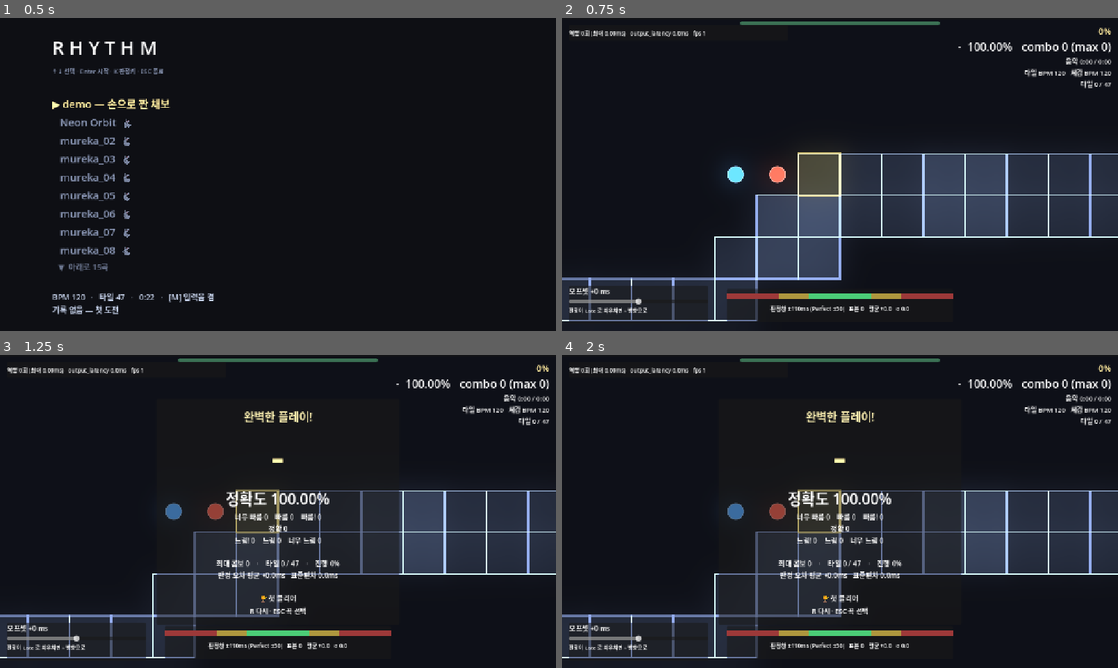
Above: before the commit, frames 1-4 (two rows, left to right).
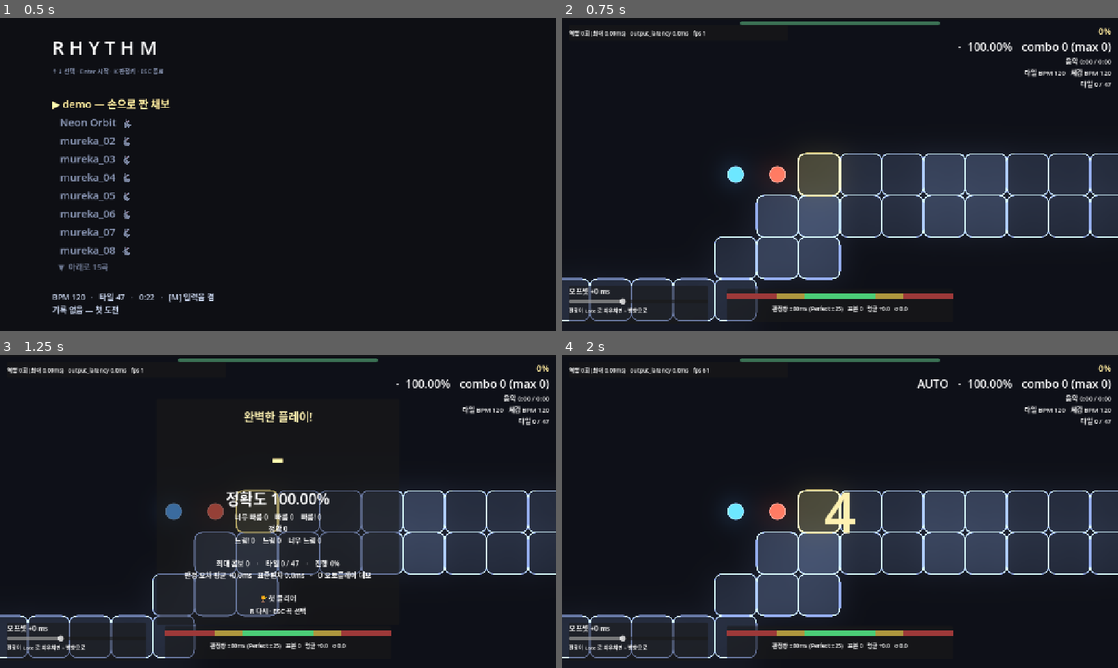
Above: after the commit, the same moments.

Repository: gook-lab/rhythm-godot
Game: Godot game, scene res://scenes/SongSelect.tscn
The game is run twice, just before and just after one commit, with the same random seed, the same clock (stepped at 60 frames per second) and the same inputs. Sound files missing from this copy of the repository are replaced by a short silence.
Inputs (mouse positions are in pixels of both pictures, inside the frame that each line leads up to):
- Up to frame 1 (0.5 s): no input
- Up to frame 2 (0.75 s): tap Enter at 0.5 s; move the mouse to (962, 158) at 0.52 s; hold D from 0.53 s (still down); tap Q at 0.6 s; click (962, 158) at 0.67 s
- Up to frame 3 (1.25 s): keep holding D; tap Space at 0.77, 1.07 s; tap V at 0.8 s
- Up to frame 4 (2 s): move the mouse to (728, 527) at 1.27 s; release D at 1.28 s; hold Down from 1.28 s (still down); tap V at 1.35 s; tap Space at 1.52, 1.82 s; tap O at 1.55 s

Frame 1 is identical in both runs. In frame 2, 1.6% of the frame differs, in the area x 3-97%, y 42-97%; in frame 3, 1.9%; in frame 4, 11%, in the area x 3-97%, y 4-97%.

Commit message:
feat(엔진): 판정창 조이기·트랙 타일·리플레이/오토·자동 보정·가상 렌더링
- 판정창 110/60/30 → 80/45/25 (실측 산포 σ 20~30ms 근거 — ±30 은 절반쯤 운)
- 타일 기하 3차 확정: '굽은 도미노'(앞 이음매→중심 꺾임→뒤 이음매,
  미터 조인 상한 1.6h). 쐐기는 자기교차, 고정 사각형은 카드 무더기 겹침
- 마커를 도형에 맞춤(면적 무게중심 + 내접원 배율) + 낙하 축소 연동
- 리플레이(V): 판정 결과(종류·타일·delta) 기록 → delta 재판정으로 비트 재현
- 오토플레이 데모(O): 전 타일 delta 0, 리플레이와 같은 통로(_apply_press)
- 자동 보정(A): 평균 오차를 오프셋에 반영, 슬라이더 -250~+400
  (블루투스 ~230ms 가 +150 상한 밖이던 실사고)
- 기록·리플레이 저장 가드: 리플레이/오토는 신기록에 못 오른다(오염 실사고)
- 아웃트로 1.5초 유예 + 완주 시 음악 유지 · 일시정지 Q 나가기
- 가상 렌더링: 카메라 1050px 밖 타일 컬링 (fps 28 → 145)

Diff:
--- a/scenes/Main.tscn
+++ b/scenes/Main.tscn
@@ -202,7 +202,7 @@
 [node name="H" type="Label" parent="UI/PausePanel/VBox"]
 theme_override_font_sizes/font_size = 15
 horizontal_alignment = 1
-text = "ESC 재개 · R 재시작"
+text = "ESC 재개 · R 재시작 · Q 곡 선택"
 
 [node name="HUD" type="VBoxContainer" parent="UI"]
 anchor_left = 1.0
@@ -268,8 +268,8 @@
 
 [node name="OffsetSlider" type="HSlider" parent="UI/CalibrationPanel/VBox"]
 custom_minimum_size = Vector2(288, 0)
-min_value = -150.0
-max_value = 150.0
+min_value = -250.0
+max_value = 400.0
 step = 1.0
 
 [node name="Hint" type="Label" parent="UI/CalibrationPanel/VBox"]
--- a/scripts/Judge.gd
+++ b/scripts/Judge.gd
@@ -12,7 +12,7 @@
 ##
 ## ── 판정창은 BPM 에 따라 좁아진다 ──────────────────────────────────
 ## 얼불춤이 그렇게 하고, 안 하면 물리적으로 깨진다.
-## 고정 +-110ms 로 두면 인접 타일 간격이 220ms 밑으로 내려가는 순간
+## 고정 +-80ms 로 두면 인접 타일 간격이 160ms 밑으로 내려가는 순간
 ## 판정창이 겹쳐서 한 번 누른 입력이 두 타일 모두에 유효해진다.
 ##
 ##   0.5박 @ 120bpm -> 간격 250ms -> 여유 30ms       (아슬아슬)
@@ -38,20 +38,25 @@
 }
 
 ## 기준 판정창(ms). 느린 곡에서의 상한이고, 빠른 구간에선 아래 캡에 눌린다.
-## 계측으로 자기 손의 산포가 나온 뒤에 다시 조인다 —
-## 산포가 20ms 인데 Perfect 창이 30ms 면 그건 난이도가 아니라 운이다.
-@export var base_perfect_ms: float = 30.0
-@export var base_very_ms: float = 60.0
-@export var base_miss_ms: float = 110.0
+##
+## 2026-08-10 에 110/60/30 -> 80/45/25 로 조였다. 근거 둘:
+##   1. 계측이 끝났다 — 실측 사람 산포가 σ 20~30ms 라 Perfect ±25 는
+##      실력이 갈리는 폭이고, ±30 은 절반쯤 운이었다.
+##   2. 채보 밀도를 원작 엑스트라급(체감 BPM p95 364~556)까지 올렸는데
+##      ±110 미스 창에서는 100ms 어긋나도 안 죽어서 난이도가 헛돌았다.
+##      "다 쉽다"의 절반은 채보가 아니라 판정이 후해서였다.
+@export var base_perfect_ms: float = 25.0
+@export var base_very_ms: float = 45.0
+@export var base_miss_ms: float = 80.0
 
 ## 판정창이 이웃 타일까지 갈 수 있는 비율. 1.0 이면 정확히 중간에서 맞닿는다.
 ## 0.9 로 두어 맞닿기 전에 멈춘다.
 @export var overlap_guard: float = 0.9
 
 ## 현재 타일에 적용 중인 창(디버그 표시용). set_gaps() 가 갱신한다.
-var perfect_ms: float = 30.0
-var very_ms: float = 60.0
-var miss_ms: float = 110.0
+var perfect_ms: float = 25.0
+var very_ms: float = 45.0
+var miss_ms: float = 80.0
 
 signal judged(verdict: Verdict, delta_ms: float, tile: int)
 
--- a/scripts/Main.gd
+++ b/scripts/Main.gd
@@ -46,6 +46,12 @@
 ## 체크포인트 부활 시 그 타일보다 얼마나 앞에서 다시 시작하나(ms).
 ## 정확히 그 타일에 떨어뜨리면 되살아나는 순간이 곧 판정 순간이라 못 친다.
 const REVIVE_LEAD_MS := 1600.0
+
+## 마지막 타일을 밟고 결과 화면이 뜨기까지의 여유(ms).
+## 0 이면 마지막 히트와 동시에 결과가 떠서 곡이 잘리는 느낌이 난다 —
+## 실플레이 피드백 그대로다. 이 동안(그리고 결과가 뜬 뒤에도) 음악은
+## 끊지 않고 자연히 끝까지 재생한다. 끊는 건 실패했을 때뿐이다.
+const OUTRO_GRACE_MS := 1500.0
 
 @export var chart: Chart
 
@@ -118,6 +124,28 @@
 var _hold_key := 0
 var _hold_end_ms := 0.0
 
+## ── 리플레이 ─────────────────────────────────────────────────
+## 기록은 키 입력이 아니라 '판정 결과'다 — (종류, 타일, delta).
+## 재생은 기록된 delta 를 그대로 먹이므로 점수·등급·산포가 비트 단위로
+## 재현된다. 프레임 양자화로 몇 ms 늦게 발화해도 판정은 안 흔들린다 —
+## 시각을 다시 재는 게 아니라 delta 를 재판정하니까.
+## 미스와 체크포인트 부활은 기록하지 않는다: 같은 판정 열이면 감시자와
+## 체력이 알아서 같은 자리에서 재현한다(부활의 되감기도 순차 재생이 견딘다 —
+## 발화 조건이 '클럭 >= 목표시각'이라 클럭이 되감겨도 다음 이벤트가 기다린다).
+## 전 타일 판정 완료 후 결과 화면까지의 유예 상태.
+var _outro := false
+var _outro_at := 0.0
+
+var _rec: Array = []            # 이번 판의 기록 [[종류, 타일, delta], ...]
+var _last_replay: Array = []    # 마지막 실플레이 기록 (결과 화면 V)
+var _replay_mode := false
+var _replay_idx := 0
+
+## 오토플레이 데모 — 매 타일을 delta 0 으로 밟는 봇. 채보 감상·검수용이다.
+## "항상 정확"이 요구사항이라 사람 입력 경로의 프레임 오차조차 안 태운다:
+## 기록된 delta 를 먹이는 리플레이와 같은 통로(_apply_press)에 0 을 먹인다.
+var _auto_mode := false
+
 ## 마지막 프레임의 공전 진행률. 회귀 테스트가 읽는다 —
 ## 이 값이 1.0 에 오래 붙어 있으면 행성이 얼어 있다는 뜻이다.
 var _last_u := 0.0
@@ -160,6 +188,7 @@
 	# 캘리브레이션이 아니라 고문이다. (connect 전이라 신호는 안 난다)
 	if _real_play:
 		_offset_slider.value = Records.offset_ms
+		_load_replay()   # 지난 세션의 마지막 완주도 V 로 볼 수 있게
 	_offset_slider.value_changed.connect(_on_offset_changed)
 	_on_offset_changed(_offset_slider.value)
 	# 순서 중요: Main 이 '끊기기 직전 콤보'를 알아야 하므로 Score 보다 먼저 받는다.
@@ -188,6 +217,10 @@
 	_prev_combo = 0
 	_checkpoints_used = 0
 	_hold_tile = -1
+	_replay_idx = 0
+	_outro = false
+	if not _replay_mode:
+		_rec = []
 	_popup.text = ""
 	_score.reset()   # 표본(deltas)은 남긴다 — 산포 측정이 세션 단위다
 	_planets.clear_trails()
@@ -207,6 +240,7 @@
 	_camera.position = _camera_target(1, 0.0)
 	_camera.offset = Vector2.ZERO
 	_camera.reset_smoothing()
+	_path.set_view(_camera.position, 1050.0)
 	AudioClock.start(chart.audio)
 
 
@@ -292,6 +326,38 @@
 		return
 	var t := AudioClock.judged_ms()
 
+	# ── 오토플레이 데모: 매 타일을 그 시각에 delta 0 으로 밟는다.
+	if _auto_mode:
+		while _idx < _hit_times.size() and t >= _hit_times[_idx]:
+			_apply_press(_idx, 0.0, KEY_SPACE)
+		if _hold_tile >= 0 and t >= _hold_end_ms:
+			_release_hold(0.0)
+
+	# ── 리플레이: 기록된 판정을 그 시각에 다시 먹인다.
+	# 감시자보다 먼저 돌아야 한다 — 프레임 양자화로 발화가 몇 ms 밀릴 때
+	# 같은 프레임의 감시자가 그 타일을 미스로 채가면 안 된다.
+	if _replay_mode:
+		while _replay_idx < _last_replay.size():
+			var ev: Array = _last_replay[_replay_idx]
+			var tile := int(ev[1])
+			var d := float(ev[2])
+			if String(ev[0]) == "p":
+				if _idx > tile:
+					_replay_idx += 1   # 경계에서 감시자가 선점 — 기록상 다음으로
+					continue
+				if _idx != tile or t < _hit_times[tile] + d:
+					break
+				_replay_idx += 1
+				_apply_press(tile, d, KEY_SPACE)
+			else:
+				if _hold_tile < 0:
+					_replay_idx += 1   # 홀드가 이미 닫혔다(감시자 미스)
+					continue
+				if t < _hold_end_ms + d:
+					break
+				_replay_idx += 1
+				_release_hold(d)
+
 	# ── 판정 커서: 기한이 지난 타일을 Miss 로 확정하고 전진한다.
 	# while 인 이유: 랙 스파이크가 나면 한 프레임에 여러 타일이 동시에 만료된다.
 	while _idx < _hit_times.size() and t > _hit_times[_idx] + _judge.miss_ms:
@@ -318,7 +384,13 @@
 		return
 
 	if _idx >= _hit_times.size():
-		_on_song_finished()
+		# 전부 판정됐다. 바로 결과를 띄우지 않는다 — 마지막 히트의 여운이
+		# 남아 있고 음악도 아직 흐른다. 유예 뒤에 결과만 얹고 곡은 계속 튼다.
+		if not _outro:
+			_outro = true
+			_outro_at = t + OUTRO_GRACE_MS
+		if t >= _outro_at:
+			_on_song_finished()
 		return
 
 	# 공전각은 렌더 커서로, 판정과 같은 t 에서 파생한다.
@@ -336,6 +408,9 @@
 	# '흔들림'이 아니라 '느린 표류'가 된다.
 	_camera.position = _camera_target(vi, u)
 	_camera.offset = _shake_offset()
+	# 가상 렌더링: 경로가 화면 근처 타일만 그리게 카메라 중심을 알려준다.
+	# 반지름 = 뷰포트 반대각(~734px) + 이동 마진.
+	_path.set_view(_camera.position, 1050.0)
 
 	_update_hud(t)
 
@@ -389,7 +464,8 @@
 	# '뗌'은 홀드에서만 의미가 있다. pressed 필터보다 먼저 봐야 한다 —
 	# 아래로 내려가면 not k.pressed 에서 통째로 버려진다.
 	if not k.pressed:
-		if _hold_tile >= 0 and k.keycode == _hold_key:
+		# 리플레이 중 실제 손이 키를 떼도 재생 중인 홀드를 끊으면 안 된다.
+		if _hold_tile >= 0 and k.keycode == _hold_key and not _replay_mode:
 			_release_hold(AudioClock.judged_ms() - _hold_end_ms)
 		return
 	if k.keycode == KEY_ESCAPE:
@@ -398,11 +474,40 @@
 		else:
 			_toggle_pause()
 		return
+	# 곡 중간에 그만두고 싶을 때: ESC(일시정지) -> Q. 실수로 한 번에
+	# 못 나가게 두 단계로 둔다 — 판정키가 거의 모든 키라 오폭이 잦다.
+	if k.keycode == KEY_Q and _paused:
+		get_tree().change_scene_to_file("res://scenes/SongSelect.tscn")
+		return
 	if k.keycode == KEY_R:
+		_replay_mode = false   # 리플레이/오토 중 R = 끝내고 직접 친다
+		_auto_mode = false
 		_restart()
 		return
+	if k.keycode == KEY_V and _finished and _last_replay.size() > 0:
+		_start_replay()
+		return
+	# 오토플레이 데모: 결과·일시정지 화면에서 O. 봇이 전 타일을 delta 0 으로
+	# 밟는다 — 채보를 눈과 귀로 검수하는 모드다. 기록·리플레이엔 안 남는다.
+	if k.keycode == KEY_O and (_finished or _paused):
+		_replay_mode = false
+		_auto_mode = true
+		_restart()
+		return
+	# 자동 보정: 결과 화면에서 A — 이번 판의 평균 오차를 오프셋에 얹는다.
+	# 평균이 +80ms 인데 슬라이더를 손으로 더듬게 하면 캘리브레이션이 아니라
+	# 고문이다(블루투스 이어폰은 150~250ms 가 예사다).
+	if k.keycode == KEY_A and _finished:
+		var st := _score.delta_stats()
+		if st.n >= 4 and absf(float(st.mean)) >= 10.0:
+			_offset_slider.value = clampf(
+				_offset_slider.value + float(st.mean),
+				_offset_slider.min_value, _offset_slider.max_value)
+		return
 	if _paused or _finished:
 		return
+	if _replay_mode or _auto_mode:
+		return   # 리플레이·오토는 보는 시간이다 — 판정 입력을 받지 않는다
 	# 판정키 필터. 기본(바인딩 없음)은 얼불춤처럼 거의 모든 키 — 양손 교타가
 	# 가능해야 빠른 구간에서 손맛이 산다. 곡 선택 화면의 K 메뉴에서 키를
 	# 지정했으면 그 키들만 받는다. 테스트·직접 실행은 항상 '전부 허용'이다 —
@@ -432,8 +537,57 @@
 	if delta < -_judge.miss_ms:
 		return
 
-	var tapped := _idx
+	_apply_press(_idx, delta, k.keycode)
+
+
+## 마지막 기록을 재생한다. 판정 입력은 막히고(_input 가드) 기록이 대신 친다.
+func _start_replay() -> void:
+	_replay_mode = true
+	_restart()
+
+
+const REPLAY_DIR := "user://replays"
+
+
+func _replay_file() -> String:
+	var base := chart.resource_path.get_file().get_basename()
+	if base == "":
+		base = chart.title   # 테스트 주입 차트(resource_path 없음) 폴백
+	return REPLAY_DIR + "/" + base + ".json"
+
+
+## 실플레이(_real_play)만 디스크에 남긴다 — 테스트 러너가 사용자 파일을
+## 오염시키면 안 된다는 규약(InputRunner 머리말)과 같은 이유다.
+func _save_replay() -> void:
+	DirAccess.make_dir_recursive_absolute(REPLAY_DIR)
+	var f := FileAccess.open(_replay_file(), FileAccess.WRITE)
+	if f == null:
+		return
+	f.store_string(JSON.stringify({
+		"chart": chart.resource_path,
+		"acc": _score.accuracy(),
+		"rank": _score.rank(),
+		"events": _last_replay,
+	}))
+
+
+func _load_replay() -> void:
+	var f := FileAccess.open(_replay_file(), FileAccess.READ)
+	if f == null:
+		return
+	var d: Variant = JSON.parse_string(f.get_as_text())
+	if d is Dictionary and d.get("events") is Array:
+		_last_replay = d["events"]
+
+
+## 밟기의 공통 코어. 실입력(_input)과 리플레이가 같은 경로를 탄다 —
+## 갈라두면 언젠가 한쪽만 고쳐져 리플레이가 거짓말을 하게 된다.
+func _apply_press(tapped: int, delta: float, keycode: int) -> void:
+	if (_replay_mode or _auto_mode) and Records.sfx_enabled:
+		_hitsound.play()   # 실입력은 _input 이 이미 냈다(판정 전 즉시 피드백)
 	_judge.judge_input(delta, tapped)
+	if not _replay_mode and not _auto_mode:
+		_rec.append(["p", tapped, delta])
 	_advance()
 	# 홀드 타일이면 여기서 '누르고 있기'가 시작된다.
 	# 미스로 밟은 경우에도 시작한다 — 안 그러면 한 번 놓친 뒤 남은 홀드가
@@ -441,7 +595,7 @@
 	var orbits := ChartRuntime.hold_orbits_at(chart, tapped)
 	if orbits > 0.0:
 		_hold_tile = tapped
-		_hold_key = k.keycode
+		_hold_key = keycode
 		_hold_end_ms = _hit_times[tapped] + ChartRuntime.hold_beats_at(chart, tapped) \
 			* (60000.0 / chart.bpm) / ChartRuntime.speed_mult_at(chart, tapped)
 
@@ -493,6 +647,8 @@
 	if not AudioClock.is_warm() or _finished:
 		return
 	_judge.judge_input(delta, tile)
+	if not _replay_mode and not _auto_mode:
+		_rec.append(["r", tile, delta])
 
 
 ## 판정 커서만 전진시킨다. 행성 역할 교체와 공전 재설정은 렌더 커서가 한다.
@@ -552,13 +708,23 @@
 	if _finished:
 		return
 	_finished = true
-	AudioClock.stop()
+	# 완주면 음악을 끊지 않는다 — 결과 위로 자연히 끝까지 흐른다.
+	# 실패는 끊는 게 맞다: 죽었는데 곡이 계속 나오면 죽은 줄 모른다.
+	if failed:
+		AudioClock.stop()
 	_countdown.text = ""
 	_popup.text = ""
+	# 이번 판이 실플레이 기록이면 리플레이로 보관한다(결과 화면 V).
+	if not _replay_mode and not _auto_mode and _rec.size() > 0:
+		_last_replay = _rec.duplicate(true)
+		if _real_play:
+			_save_replay()
 	var s := _score.delta_stats()
 
 	var acc := _score.accuracy()
 	var rank := "F" if failed else _score.rank()
+	if _replay_mode:
+		_r_headline.modulate = Color(0.7, 0.9, 1.0)
 	var prog := clampf(_progress_pct(), 0.0, 100.0)
 	_song_progress.value = prog
 	_r_rank.text = rank
@@ -586,10 +752,17 @@
 		# 체크포인트를 밝히지 않으면 무한 부활로 낸 S 와 한 번에 낸 S 가 같아 보인다.
 		+ ("체크포인트 %d회 사용\n" % _checkpoints_used if _checkpoints_used > 0 else "")
 		+ "판정 오차 평균 %+.1fms   표준편차 %.1fms" % [s.mean, s.sd]
+		+ ("\n\nV 내 플레이 리플레이" if _last_replay.size() > 0 else "")
+		+ "   ·   O 오토플레이 데모"
+		+ ("\nA 자동 보정 (평균 %+.0fms 를 오프셋에 반영)" % s.mean
+			if s.n >= 4 and absf(s.mean) >= 10.0 and not _replay_mode
+				and not _auto_mode else "")
 	)
 	# 실플레이만 기록에 남긴다(테스트 오염 방지 — _real_play 주석 참고).
 	# 무엇이 갱신됐는지가 반환되므로 결과 화면에 '신기록'을 바로 보여줄 수 있다.
-	if _real_play:
+	# 리플레이·오토는 기록에 못 오른다 — 실제로 리플레이 실패가 '진행 신기록'을
+	# 덮어쓴 사고가 있었다(스크린샷 증거). 본 게 아니라 '친 것'만 기록이다.
+	if _real_play and not _replay_mode and not _auto_mode:
 		var imp: Dictionary = Records.record_play(
 			GameState.selected_chart, acc, rank, _score.max_combo, prog, not failed)
 		var marks := PackedStringArray()
@@ -645,7 +818,8 @@
 	var prog := _progress_pct()
 	_song_progress.value = prog
 	_hud_progress.text = "%.0f%%" % prog
-	_hud_score.text = _score.summary_line()
+	_hud_score.text = ("AUTO   " if _auto_mode else "REPLAY   " if _replay_mode else "") \
+		+ _score.summary_line()
 	_health.value = _score.health
 	_health.modulate = Color(1.0, 0.45, 0.45) if _score.health < 30.0 \
 		else (Color(1.0, 0.9, 0.5) if _score.health < 60.0 else Color(0.5, 1.0, 0.7))
--- a/scripts/TilePath.gd
+++ b/scripts/TilePath.gd
@@ -67,6 +67,15 @@
 var _cp_set := {}
 var _hold_at := {}     # tile -> 바퀴 수
 var _speed_at := {}     # tile -> [배율, 빨라짐 여부]
+## ── 가상 렌더링(뷰포트 컬링) ─────────────────────────────────
+## 850타일 채보를 커서가 움직일 때마다 전부 다시 그리면(타일당 둥근 폴리곤
+## 20점 + 마커) 촘촘한 구간에서 히치가 난다 — 실측 fps 28까지.
+## 화면 근처 타일만 그린다. 카메라가 따라오는 게임이라 보이는 건 늘 커서
+## 주변 30~60개다. 목록 가상화(react virtual list)와 같은 발상이다.
+var _view := Vector2.INF     # 카메라 중심. INF 면 컬링 없음(전체 그리기)
+var _view_r2 := INF
+var _drawn_view := Vector2.INF
+
 var _cursor := 1        # 지금 밟아야 할 타일
 var _last_cursor := -1
 
@@ -127,6 +136,21 @@
 	queue_redraw()
 
 
+## 카메라 중심을 알려준다. 매 프레임 불러도 싸다 — 반지름의 1/4 이상
+## 움직였을 때만 다시 그린다(그 안쪽은 여유 마진이 덮는다).
+func set_view(center: Vector2, radius: float) -> void:
+	_view = center
+	_view_r2 = radius * radius
+	if _drawn_view == Vector2.INF \
+			or _drawn_view.distance_squared_to(center) > _view_r2 * 0.0625:
+		queue_redraw()
+
+
+func _visible(i: int) -> bool:
+	return _view == Vector2.INF \
+		or _positions[i].distance_squared_to(_view) <= _view_r2
+
+
 ## 매 프레임 부르되, 값이 바뀔 때만 다시 그린다.
 ## 174개 타일을 60fps 로 재구성할 이유가 없다.
 func set_cursor(i: int) -> void:
@@ -193,14 +217,125 @@
 	queue_redraw()
 
 
-func _quad(center: Vector2, deg: float, half: float) -> PackedVector2Array:
+## 각도 -> 진행 방향 단위벡터.
+## 화면은 아래가 +y 라 각도의 y 를 뒤집는다(ChartRuntime.tile_positions 와 같은 규약).
+func _dir(deg: float) -> Vector2:
 	var a := deg_to_rad(deg)
-	# 화면은 아래가 +y 라 각도의 y 를 뒤집는다(ChartRuntime.tile_positions 와 같은 규약).
-	var u := Vector2(cos(a), -sin(a)) * half     # 진행 방향
-	var v := Vector2(-u.y, u.x)                  # 그 수직
-	return PackedVector2Array([
-		center - u - v, center + u - v, center + u + v, center - u + v,
-	])
+	return Vector2(cos(a), -sin(a))
+
+
+
+## 미터(팔꿈치) 길이 상한. 꺾임이 급할수록 팔꿈치 점이 밖으로 뻗는데
+## (미터 공식의 분모가 0 으로), 상한 없이 두면 165도 꺾임에서 7.7배 스파이크가
+## 된다. 잘라내면 살짝 깎인 팔꿈치(bevel)가 되고 둥글림이 마저 다듬는다.
+const MITER_MAX := 1.6
+
+
+func _shape_local(i: int, half: float) -> PackedVector2Array:
+	# 타일은 낱장 카드가 아니라 '트랙의 한 구간'이다.
+	#
+	# 세 번째 시도다. ① 두 방향 쐐기: 변은 맞물리는데 넓이가 요동치고
+	# 자기교차(나비넥타이)가 났다. ② 고정 사각형 + 이등분선 회전: 안정적이지만
+	# 꺾이는 자리마다 이웃끼리 대각선으로 겹쳐 '카드 무더기'로 보였다 —
+	# 원작 스크린샷과 나란히 놓고 보면 원작은 타일들이 이음매에서 만나
+	# 하나의 띠로 이어진다.
+	#
+	# 그래서 원작의 실제 구조로 간다: 타일 i 는
+	#   앞 이음매(이전 타일과의 중간, 들어온 방향에 수직)에서 출발해
+	#   중심에서 꺾이고
+	#   뒤 이음매(다음 타일과의 중간, 나갈 방향에 수직)에서 끝나는
+	# 폭 일정한 '굽은 도미노'다. 직선 구간은 정확히 맞닿는 직사각형이 되고
+	# (이음매 = 두 중심의 중점이므로), 꺾이는 자리는 팔꿈치가 된다.
+	# 폭도 길이도 상수라 ①의 불안정이 없고, 이음매가 맞물리니 ②의 겹침이 없다.
+	#
+	# 팔꿈치 점은 폴리라인 미터 조인 공식 그대로다:
+	#   M = ±(v_in + v_out) * half / (1 + u_in·u_out)
+	# 직선이면 ±v*half 로 퇴화해 직사각형과 일치한다(검산).
+	var n := _angles.size()
+	var out_deg: float = _angles[i] if i < n else _angles[n - 1]
+	var in_deg: float = _angles[i - 1] if i >= 1 else out_deg
+	var uin := _dir(in_deg)
+	var uout := _dir(out_deg)
+	var d := uin.dot(uout)
+	# U턴은 이음매가 겹쳐 트랙 폭이 0 이 된다. 경로가 되돌아가는 자리라
+	# 그게 맞지만 안 보이면 안 되므로 들어온 방향의 직사각형으로 둔다.
+	if d < -0.95:
+		uout = uin
+		d = 1.0
+	var vin := Vector2(-uin.y, uin.x) * half
+	var vout := Vector2(-uout.y, uout.x) * half
+	var e1 := -uin * half - vin    # 앞 이음매
+	var e2 := -uin * half + vin
+	var x1 := uout * half - vout   # 뒤 이음매
+	var x2 := uout * half + vout
+	if d > 0.999:                  # 직선 — 그냥 직사각형
+		return PackedVector2Array([e1, x1, x2, e2])
+	var m := (vin + vout) / (1.0 + d)
+	if m.length() > MITER_MAX * half:
+		m = m.normalized() * MITER_MAX * half
+	return PackedVector2Array([e1, -m, x1, x2, m, e2])
+
+
+## 모서리를 둥글린다.
+##
+## 원작 타일은 각진 사각형이 아니라 **모서리가 둥근 캡슐**이다. 이게 왜 중요하냐면,
+## 둥근 끝이 이웃과의 각도 차이를 흡수해서 어떤 각으로 꺾여도 이음매가 매끄럽다 —
+## 각진 쐐기는 90도에서 완전한 삼각형이 되어 뾰족하게 튄다.
+## 경로 끝처럼 이웃이 없는 자리에서는 반원 마감이 그대로 보인다(원작과 같다).
+##
+## 반지름은 '이 모서리에 붙은 두 변 중 짧은 쪽의 절반'으로 자른다.
+## 안 그러면 90도 코너처럼 한 변이 0 인 자리에서 도형이 뒤집힌다.
+## 0.5 는 낱장 카드 시절 값이다. 트랙(이음매 맞물림)에서는 모서리를 덜 깎아야
+## 이음매의 틈이 작아진다 — 0.4 가 원작 스크린샷과 가장 비슷했다.
+const ROUND_RATIO := 0.4     # half 대비 모서리 반지름
+const ROUND_SEG := 4         # 모서리당 보간 점 수. 4 면 60fps 에 부담 없고 충분히 둥글다
+
+
+func _round_poly(pts: PackedVector2Array, r: float) -> PackedVector2Array:
+	# 겹친 점을 먼저 지운다 — 90도 코너는 두 꼭짓점이 한 점으로 모여서
+	# 그대로 두면 길이 0 인 변이 생기고 굽힘 계산이 터진다.
+	var q := PackedVector2Array()
+	for pt in pts:
+		if q.is_empty() or q[q.size() - 1].distance_squared_to(pt) > 0.01:
+			q.append(pt)
+	while q.size() > 1 and q[0].distance_squared_to(q[q.size() - 1]) < 0.01:
+		q.remove_at(q.size() - 1)
+	if q.size() < 3:
+		return pts
+
+	var out := PackedVector2Array()
+	var n := q.size()
+	for i in range(n):
+		var cur: Vector2 = q[i]
+		var d1: Vector2 = q[(i - 1 + n) % n] - cur
+		var d2: Vector2 = q[(i + 1) % n] - cur
+		var l1 := d1.length()
+		var l2 := d2.length()
+		if l1 < 0.001 or l2 < 0.001:
+			out.append(cur)
+			continue
+		var rr := minf(r, minf(l1, l2) * 0.5)
+		var a := cur + d1 / l1 * rr
+		var b := cur + d2 / l2 * rr
+		# a -> b 를 cur 을 제어점으로 하는 2차 베지에로 잇는다.
+		# 원호와 육안으로 구분되지 않으면서 계산이 훨씬 싸다.
+		out.append(a)
+		for k in range(1, ROUND_SEG):
+			var t := float(k) / ROUND_SEG
+			out.append(a.lerp(cur, t).lerp(cur.lerp(b, t), t))
+		out.append(b)
+	return out
+
+
+## 로컬 모양을 회전·확대해 월드로 옮긴다. 낙하·임팩트가 같은 모양을 쓰게 하는 통로다.
+func _quad_of(i: int, center: Vector2, half: float, rot_deg := 0.0,
+		scale := 1.0) -> PackedVector2Array:
+	var pts := _round_poly(_shape_local(i, half), half * ROUND_RATIO)
+	var rot := deg_to_rad(-rot_deg)   # 각도는 CCW 양수, 화면은 y 반전이라 부호가 뒤집힌다
+	var out := PackedVector2Array()
+	for pt in pts:
+		out.append(center + (pt * scale).rotated(rot))
+	return out
 
 
 func _draw() -> void:
@@ -219,8 +354,11 @@
 	var target := _cursor
 	while target >= 0 and target < n and _ghost_set.has(target):
 		target += 1
+	_drawn_view = _view
 	for i in range(n - 1, _cursor - 1, -1):
 		if i == target:
+			continue
+		if not _visible(i):
 			continue
 		if _ghost_set.has(i):
 			_draw_tile(i, half * GHOST_SCALE, Color.TRANSPARENT, EDGE_GHOST, 1.5)
@@ -237,8 +375,7 @@
 		var col: Color = e[1]
 		# 커졌다 돌아오는 게 아니라 '커지면서 사라진다' — 잔상처럼 읽힌다.
 		var grow := half * (1.0 + IMPACT_SCALE * (1.0 - k))
-		var deg := _angles[t] if t < _angles.size() else 0.0
-		var q := _quad(_positions[t], deg, grow)
+		var q := _quad_of(t, _positions[t], grow)
 		draw_colored_polygon(q, Color(col.r, col.g, col.b, 0.26 * k))
 		var outline := q.duplicate()
 		outline.append(q[0])
@@ -258,21 +395,19 @@
 	var k: float = clampf(1.0 - e / FALL_SEC, 0.0, 1.0)   # 1 -> 0
 	var vel: Vector2 = f[1]
 	var pos: Vector2 = _positions[t] + vel * e + Vector2(0, 0.5 * FALL_GRAVITY * e * e)
-	var deg: float = (_angles[t] if t < _angles.size() else 0.0) + f[2] * e
-	var q := _quad(pos, deg, half * (0.55 + 0.45 * k))
+	var q := _quad_of(t, pos, half * (0.55 + 0.45 * k), f[2] * e)
 	draw_colored_polygon(q, Color(FILL_PASSED.r, FILL_PASSED.g, FILL_PASSED.b,
 		FILL_PASSED.a * k * 2.2))
 	var outline := q.duplicate()
 	outline.append(q[0])
 	draw_polyline(outline, Color(EDGE_PASSED.r, EDGE_PASSED.g, EDGE_PASSED.b,
 		EDGE_PASSED.a * k), 1.5, true)
-	_draw_markers(t, pos, f[2] * e, k)
+	_draw_markers(t, pos, f[2] * e, k, 0.55 + 0.45 * k)
 
 
 func _draw_tile(i: int, half: float, fill: Color, edge: Color, edge_w: float) -> void:
 	# angles[i] 는 타일 i 에서 나갈 방향. 마지막 타일은 그 앞을 따른다.
-	var deg := _angles[i] if i < _angles.size() else _angles[_angles.size() - 1]
-	var q := _quad(_positions[i], deg, half)
+	var q := _quad_of(i, _positions[i], half)
 	draw_colored_polygon(q, fill)
 	var outline := q.duplicate()
 	outline.append(q[0])
@@ -281,31 +416,83 @@
 
 
 ## 타일 위 마커. 낙하 중에도 같은 변환(위치·회전·투명도)으로 따라간다.
-func _draw_markers(tile: int, center: Vector2, rot_deg: float, alpha: float) -> void:
+## 마커가 들어갈 자리와 크기.
+##
+## 타일 모양이 종류마다 달라진 뒤(쐐기·마름모·길쭉) 마커를 예전처럼 '타일 좌표에
+## 고정 크기'로 그리면 좁은 쐐기에서 도형 밖으로 삐져나가 잘린 것처럼 보인다.
+## 실제로 그랬다 — 90도 코너의 삼각형 타일에서 중간회전 겹고리가 밖으로 나갔다.
+##
+## 두 가지를 도형에서 가져온다:
+##   자리 = 면적 가중 무게중심 (쐐기는 타일 좌표가 도형 중심이 아니다)
+##   크기 = 그 점에서 변까지의 최단거리(내접원) / 정사각형일 때의 값(half)
+##
+## 정사각형이면 무게중심 = 원점, 내접반경 = half 라 배율이 정확히 1.0 —
+## 즉 예전 채보에서는 한 픽셀도 안 바뀐다.
+const MARKER_MIN_SCALE := 0.5   # 이보다 줄이면 무슨 표시인지 못 읽는다
+
+
+func _marker_fit(tile: int, half: float) -> Array:
+	var pts := _shape_local(tile, half)
+	var n := pts.size()
+	var a2 := 0.0
+	var c := Vector2.ZERO
+	for k in range(n):
+		var p0: Vector2 = pts[k]
+		var p1: Vector2 = pts[(k + 1) % n]
+		var cr := p0.cross(p1)
+		a2 += cr
+		c += (p0 + p1) * cr
+	if absf(a2) < 0.001:
+		return [Vector2.ZERO, MARKER_MIN_SCALE]
+	c /= 3.0 * a2
+	var inr := INF
+	for k in range(n):
+		var p0: Vector2 = pts[k]
+		var e: Vector2 = pts[(k + 1) % n] - p0
+		var l := e.length()
+		if l < 0.001:
+			continue
+		inr = minf(inr, absf(e.cross(c - p0)) / l)
+	if not is_finite(inr):
+		return [Vector2.ZERO, MARKER_MIN_SCALE]
+	return [c, clampf(inr / half, MARKER_MIN_SCALE, 1.0)]
+
+
+func _draw_markers(tile: int, center: Vector2, rot_deg: float, alpha: float,
+		size := 1.0) -> void:
+	# 도형 안쪽으로 들어오게 자리와 배율을 먼저 잡는다.
+	# 낙하 중이면 도형도 같이 돌아가므로 무게중심도 같이 돌린다.
+	var fit := _marker_fit(tile, _side * 0.5)
+	var rot := deg_to_rad(-rot_deg)
+	# size 는 낙하 중 타일이 줄어드는 비율이다. 마커가 같이 안 줄면
+	# 떨어지는 조각보다 표시가 커져 허공에 뜬 것처럼 보인다.
+	var m: float = fit[1] * size
+	var at: Vector2 = center + ((fit[0] as Vector2) * size).rotated(rot)
+
 	if _twirl_set.has(tile):
 		var spin: int = _twirl_set[tile]
 		var pts := PackedVector2Array()
 		var steps := 26
-		var rot := deg_to_rad(rot_deg)
+		var rr := deg_to_rad(rot_deg)
 		for n in range(steps + 1):
 			var f := float(n) / steps
-			var a := f * TAU * 1.6 * (1.0 if spin >= 0 else -1.0) + rot
-			var r := (6.0 + 16.0 * f)
-			pts.append(center + Vector2(cos(a), -sin(a)) * r)
+			var a := f * TAU * 1.6 * (1.0 if spin >= 0 else -1.0) + rr
+			var r := (6.0 + 16.0 * f) * m
+			pts.append(at + Vector2(cos(a), -sin(a)) * r)
 		draw_polyline(pts, Color(0.85, 0.55, 1.0, 0.9 * alpha), 2.5, true)
 	if _hold_at.has(tile):
 		var orbits: float = _hold_at[tile]
 		var col := Color(HOLD_COLOR.r, HOLD_COLOR.g, HOLD_COLOR.b,
 			HOLD_COLOR.a * alpha)
 		for n in range(int(orbits)):
-			draw_arc(center, 13.0 + n * 7.0, 0.0, TAU, 28, col, 2.4, true)
+			draw_arc(at, (13.0 + n * 7.0) * m, 0.0, TAU, 28, col, 2.4, true)
 	if _cp_set.has(tile):
-		# 마름모 = 정사각형을 45도 돌린 것. 타일(사각형)과 겹쳐도 형태가 구분된다.
-		var r := 15.0
+		# 마름모 = 정사각형을 45도 돌린 것. 타일과 겹쳐도 형태가 구분된다.
+		var r := 15.0 * m
 		var rot3 := deg_to_rad(rot_deg)
 		var dm := PackedVector2Array()
 		for n in range(5):
-			dm.append(center + Vector2(0, -r).rotated(rot3 + n * TAU / 4.0))
+			dm.append(at + Vector2(0, -r).rotated(rot3 + n * TAU / 4.0))
 		draw_polyline(dm, Color(CHECKPOINT_COLOR.r, CHECKPOINT_COLOR.g,
 			CHECKPOINT_COLOR.b, CHECKPOINT_COLOR.a * alpha), 2.6, true)
 	if _mid_set.has(tile):
@@ -314,7 +501,7 @@
 		var rot2 := deg_to_rad(rot_deg)
 		var dir := Vector2(cos(rot2), -sin(rot2))
 		for sgn in [-1.0, 1.0]:
-			draw_arc(center + dir * (sgn * 7.0), 11.0, 0.0, TAU, 20,
+			draw_arc(at + dir * (sgn * 7.0 * m), 11.0 * m, 0.0, TAU, 20,
 				Color(MID_COLOR.r, MID_COLOR.g, MID_COLOR.b, MID_COLOR.a * alpha),
 				2.2, true)
 	if _speed_at.has(tile):
